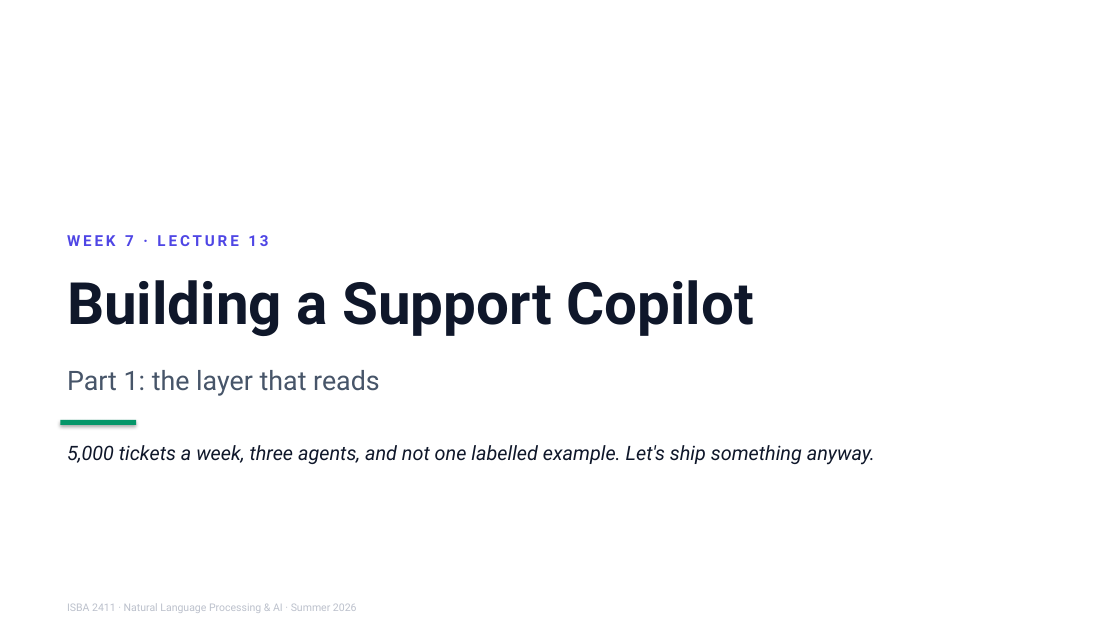
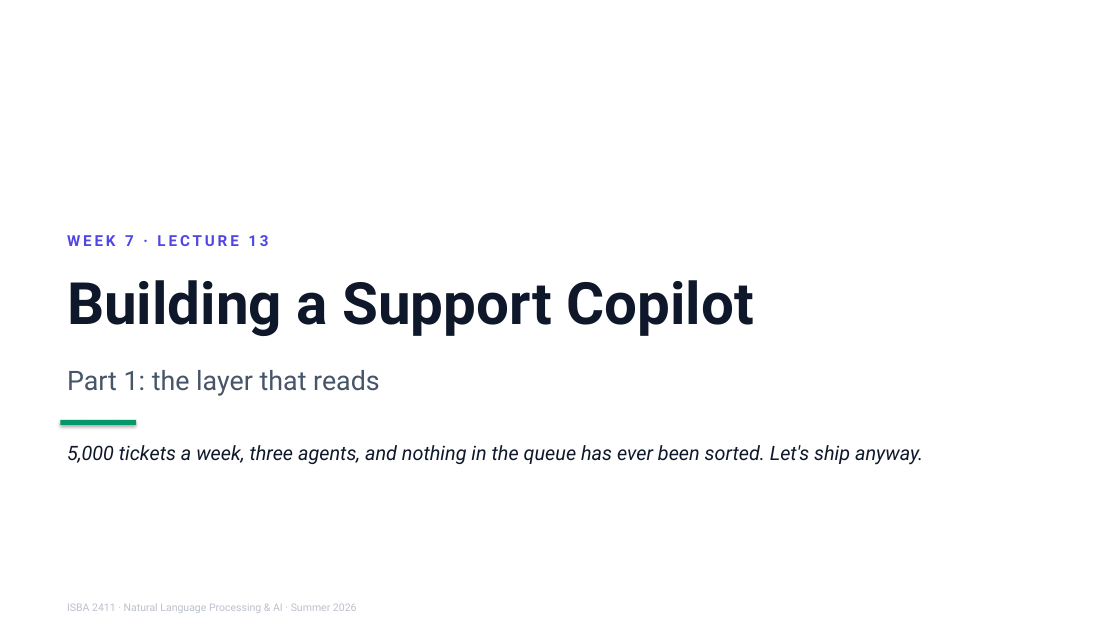
Before and after one commit to JulesMalin/isba2411-nlp, a slide deck: slide 1 of Week 7/L13_Support_Copilot.pptx. Drawn at 1120x630 pixels with LibreOffice and Linux fonts; fonts in the diff are those of the drawing. Boxes give left, top, right and bottom in pixels: in the first picture for what was removed or moved away, otherwise in the second. Text is boxed around its words. In the diff, an @@ line names an element or a change of style, - is before the commit and + after.

```diff
--- a/Week 7/L13_Support_Copilot.pptx
+++ b/Week 7/L13_Support_Copilot.pptx
@@ text at (67, 445, 923, 465): text changed @@
-5,000 tickets a week, three agents, and not one labelled example. Let's ship something anyway.
+5,000 tickets a week, three agents, and nothing in the queue has ever been sorted. Let's ship anyway.
```
Also in this commit, not shown: 5 other slides changed.
